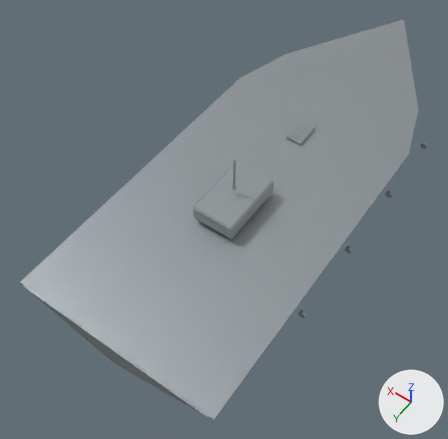
One commit to the glTF model prototype/assets/models/hulls/naval_hull.glb: the scene before it, then after it.
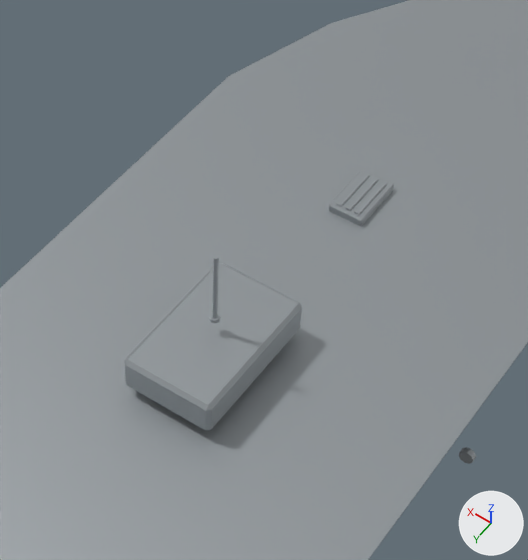
Old and new are each drawn whole from a camera (50 mm lens) standing at (-3.47, 6.69, 8.43) and looking at (0.24, 1.5, 0.27) and again close up on the part from 30% to 84% of the width and 10% to 68% of the height. Lighting does not change. The marker at lower right points along +X, +Y and +Z. The older version's two pictures come first. Vertices at exactly the same position are counted once.

In view in the first close-up: 'naval_hull'.
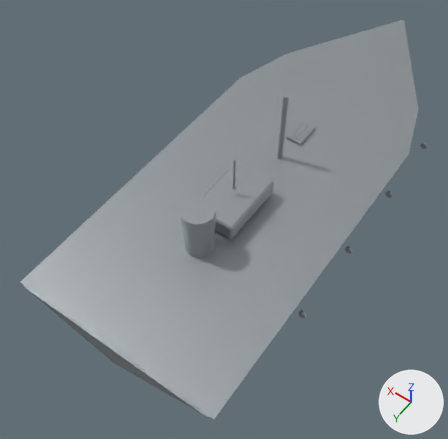
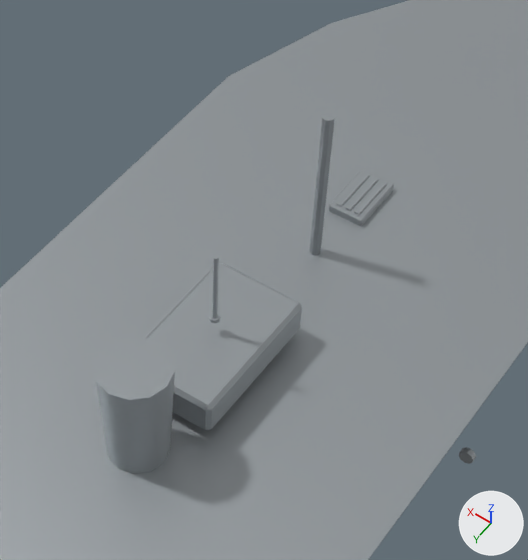
What differs and where, as boxes [x1, y1, x2, y2] in the close-ups (528 x 560 px):
part 1 of me_naval_hull_mesh, added
    after: [93, 337, 175, 474]
part 2 of me_naval_hull_mesh, added
    after: [309, 112, 335, 255]

The change, as a list of edits to the scene's bpy script:
```text
Change me_naval_hull_mesh:
    used by ob_naval_hull; location = (0.0, 0.0, 0.0)
    remove me_naval_hull_mesh.from_pydata(...)  # 320 vertices, 576 faces; spans x -1.77..1.77, y -4.5..4.5, z 0.06..1.92
    add me_naval_hull_mesh.from_pydata(...)  # 360 vertices, 648 faces; spans x -1.77..1.77, y -4.5..4.5, z 0.06..2.16
    me_naval_hull_mesh part 1: a new loose piece, a 12-sided cut cone along z (radius 0.22 at the low end, 0.26 at the high end) spanning x -0.26..0.26, y 2.21..2.73, z 0.8..1.68, in mat_naval_hull_mat (grey #a0a6aa)
    me_naval_hull_mesh part 2: a new loose piece, an 8-sided cylinder along z spanning x -0.045..0.045, y 0.18..0.27, z 0.8..2.16, in mat_naval_hull_mat (grey #a0a6aa)
```
